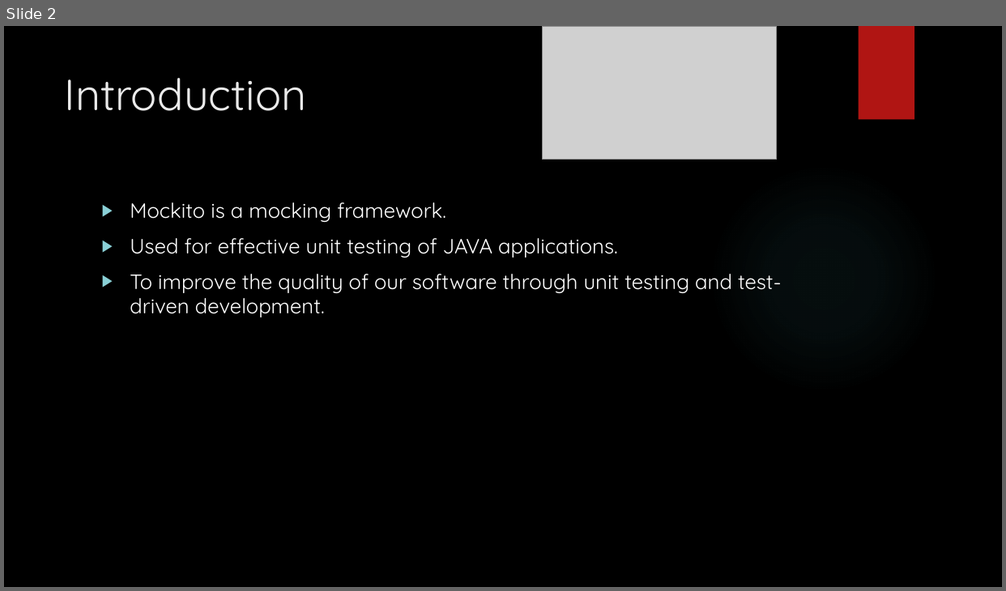
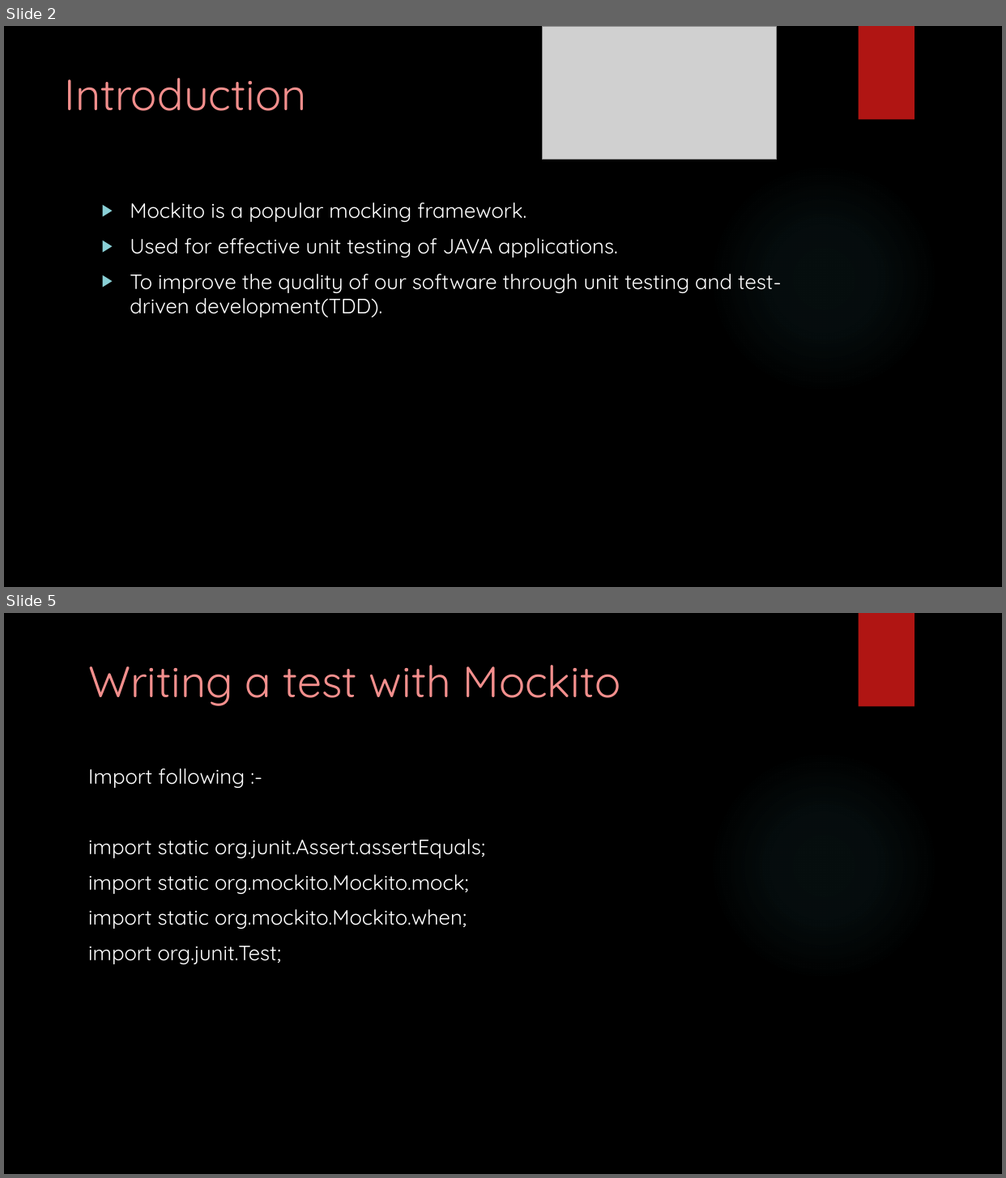
Before and after one commit to rasjaisw/training, a slide deck: assignments/Rashmi_jaiswal.pptx. Shown one above the other, each under a label of ours: slide 2 before the commit, slides 2 and 5 after it; the slides between them are not shown. The pictures are 1006x591 and 1006x1178 pixels, drawn with LibreOffice and Linux fonts; fonts in the diff are those of the drawing; grey boxes stand for pictures; background and template pictures are left out. Boxes give left, top, right and bottom in pixels: in the first picture for what was removed or moved away, otherwise in the second. Text is boxed around its words. In the diff, an @@ line names an element or a change of style, - is before the commit and + after.

Commit message:
rashmi mockito ppt

```diff
--- a/assignments/Rashmi_jaiswal.pptx
+++ b/assignments/Rashmi_jaiswal.pptx
@@ slide 5 added at (4, 613, 1002, 1174), background picture (left out); not listed: 2 template elements that a slide beside it also shows @@
@@ title added at (88, 665, 621, 706), 42 pt, text #F38F8D @@
+Writing a test with Mockito
@@ text added at (88, 769, 485, 965), 20 pt, text #FFFFFF @@
+Import following :-
+import static org.junit.Assert.assertEquals;
+import static org.mockito.Mockito.mock;
+import static org.mockito.Mockito.when;
+import org.junit.Test;
@@ slide 2 changed as well @@
@@ title "Introduction" at (65, 78, 307, 111): text colour #EBEBEB to #F38F8D @@
@@ text at (130, 203, 526, 222): text changed @@
-▶ Mockito is a mocking framework.
+▶ Mockito is a popular mocking framework.
@@ text at (130, 274, 782, 318): text changed @@
-▶ To improve the quality of our software through unit testing and test-driven development.
+▶ To improve the quality of our software through unit testing and test-driven development(TDD).
```
Also in this commit, not shown: 5 other slides changed, 8 other slides added, 9 slides removed.
